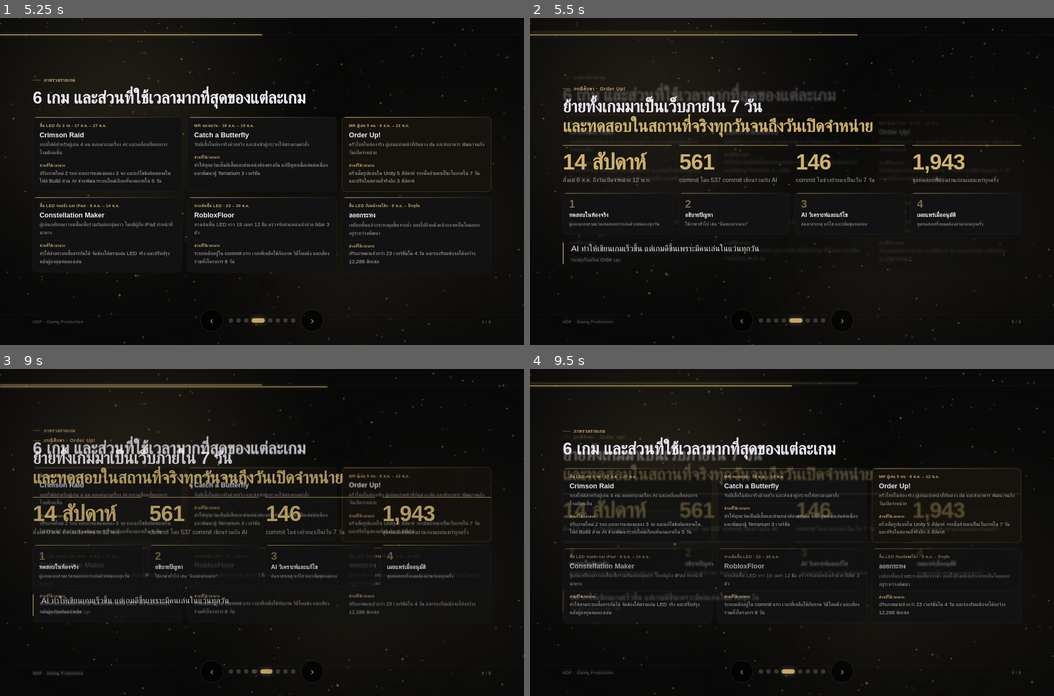
Above: before the commit, frames 1-4 (two rows, left to right).
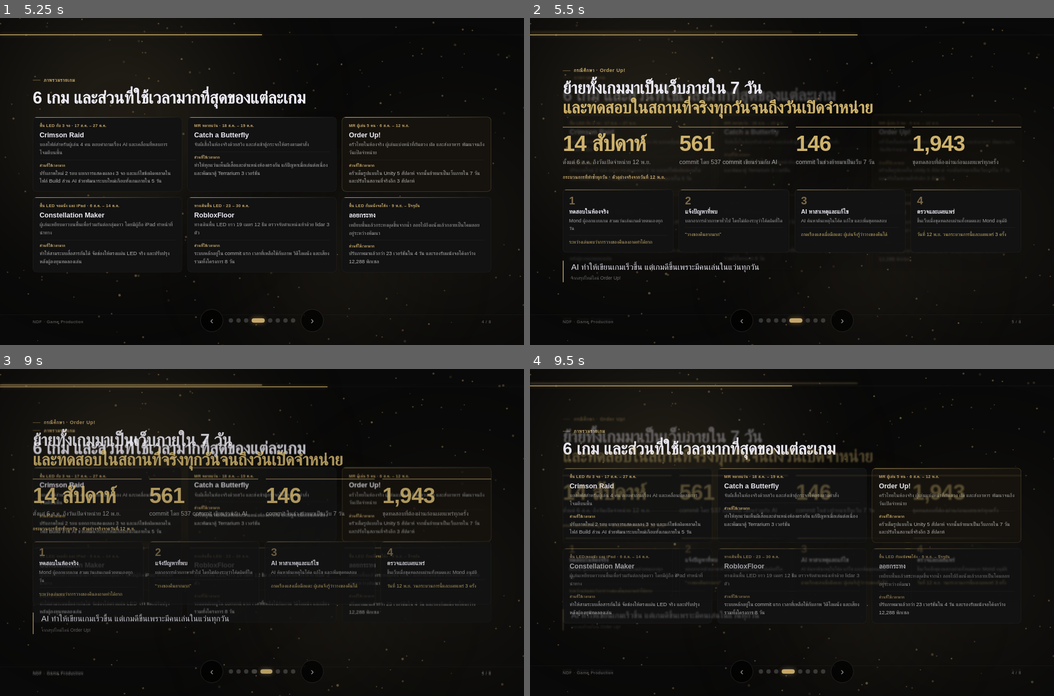
Above: after the commit, the same moments.

Repository: phttinat/game-dev-timeline
Game: browser game, page index.html
Same seed, same stepped clock (60 frames per second), same inputs: the game is played once before the commit and once after it.
Inputs (mouse positions are in pixels of both pictures, inside the frame that each line leads up to):
- Up to frame 1 (5.25 s): click (262, 181) at 0.27 s; hold Right 1.03-1.53 s; tap Space every 0.5 s from 1.1 to 5.1 s; hold Down 1.58-1.85 s; hold Left 1.9-2.47 s; hold Up 2.52-2.82 s; hold Right 2.87-3.53 s; hold Up 3.58-3.82 s; hold Left 3.87-4.3 s; hold Down 4.35-4.68 s; hold Right 4.73-5.23 s
- Up to frame 2 (5.5 s): hold Down from 5.28 s (still down)
- Up to frame 3 (9 s): release Down at 5.55 s; hold Left 5.6-6.17 s; tap Space every 0.5 s from 5.6 to 8.6 s; hold Up 6.22-6.52 s; hold Right 6.57-7.23 s; hold Up 7.28-7.52 s; hold Left 7.57-8 s; hold Down 8.05-8.38 s; hold Right 8.43-8.93 s; hold Down from 8.98 s (still down)
- Up to frame 4 (9.5 s): tap Space at 9.1 s; release Down at 9.25 s; hold Left from 9.3 s (still down)

Frame 1 is identical in both runs. In frame 2, 9.2% of the frame differs, in the area x 6-94%, y 15-81%; in frame 3, 9.1%; in frame 4, 6.0%.

Commit message:
Order Up! slide: walk the daily loop through one real example

Diff:
--- a/index.html
+++ b/index.html
@@ -128,6 +128,9 @@
   .loop .stepnum{font-size:40px;margin-bottom:8px}
   .loop .card h3{font-size:22px;margin-bottom:6px}
   .loop .card p{font-size:18px}
+  .looplabel{font-size:17px;font-weight:600;letter-spacing:.04em;color:var(--gold);margin-top:30px}
+  .loop{margin-top:12px}
+  .loop .card p.ex{margin-top:10px;padding-top:10px;border-top:1px solid var(--w08);color:var(--goldb)}
 
   /* phase rows */
   .phases{margin-top:30px}
@@ -314,11 +317,12 @@
       <div class="stat"><b>146</b><span>commit ในช่วงย้ายมาเป็นเว็บ 7 วัน</span></div>
       <div class="stat"><b>1,943</b><span>ชุดทดสอบที่ต้องผ่านก่อนเผยแพร่ทุกครั้ง</span></div>
     </div>
-    <div class="cards loop" style="grid-template-columns:repeat(4,1fr);margin-top:30px">
-      <div class="card"><div class="stepnum">1</div><h3>ทดสอบในห้องจริง</h3><p>ผู้ออกแบบสวมแว่นทดสอบการเล่นด้วยตนเองทุกวัน</p></div>
-      <div class="card"><div class="stepnum">2</div><h3>อธิบายปัญหา</h3><p>ใช้ภาษาทั่วไป เช่น “คืนของยากมาก”</p></div>
-      <div class="card"><div class="stepnum">3</div><h3>AI วิเคราะห์และแก้ไข</h3><p>ค้นหาสาเหตุ แก้ไข และเพิ่มชุดทดสอบ</p></div>
-      <div class="card"><div class="stepnum">4</div><h3>เผยแพร่เมื่ออนุมัติ</h3><p>ชุดทดสอบทั้งหมดต้องผ่านก่อนทุกครั้ง</p></div>
+    <div class="looplabel">กระบวนการที่ทำซ้ำทุกวัน · ตัวอย่างจริงจากวันที่ 12 พ.ย.</div>
+    <div class="cards loop" style="grid-template-columns:repeat(4,1fr)">
+      <div class="card"><div class="stepnum">1</div><h3>ทดสอบในห้องจริง</h3><p>Mond ผู้ออกแบบเกม สวมแว่นเล่นเกมด้วยตนเองทุกวัน</p><p class="ex">ระหว่างเล่นพบว่าการวางของคืนลงถาดทำได้ยาก</p></div>
+      <div class="card"><div class="stepnum">2</div><h3>แจ้งปัญหาที่พบ</h3><p>บอกอาการด้วยภาษาทั่วไป โดยไม่ต้องระบุว่าโค้ดผิดที่ใด</p><p class="ex">“วางของคืนยากมาก”</p></div>
+      <div class="card"><div class="stepnum">3</div><h3>AI หาสาเหตุและแก้ไข</h3><p>AI ค้นหาต้นเหตุในโค้ด แก้ไข และเพิ่มชุดทดสอบ</p><p class="ex">ถาดเรืองแสงเมื่อมือแตะ ผู้เล่นจึงรู้ว่าวางของคืนได้</p></div>
+      <div class="card"><div class="stepnum">4</div><h3>ตรวจและเผยแพร่</h3><p>ขึ้นเว็บเมื่อชุดทดสอบผ่านทั้งหมดและ Mond อนุมัติ</p><p class="ex">วันที่ 12 พ.ย. วนกระบวนการนี้และเผยแพร่ 3 ครั้ง</p></div>
     </div>
     <div class="quote">AI ทำให้เขียนเกมเร็วขึ้น แต่เกมดีขึ้นเพราะมีคนเล่นในแว่นทุกวัน<small>จากสรุปไทม์ไลน์ Order Up!</small></div>
   </div>
